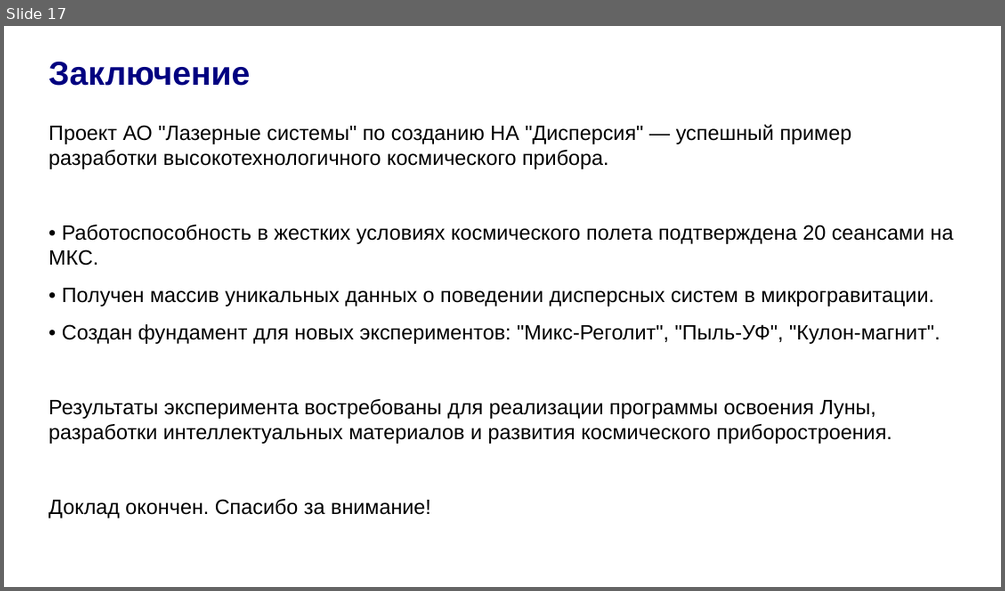
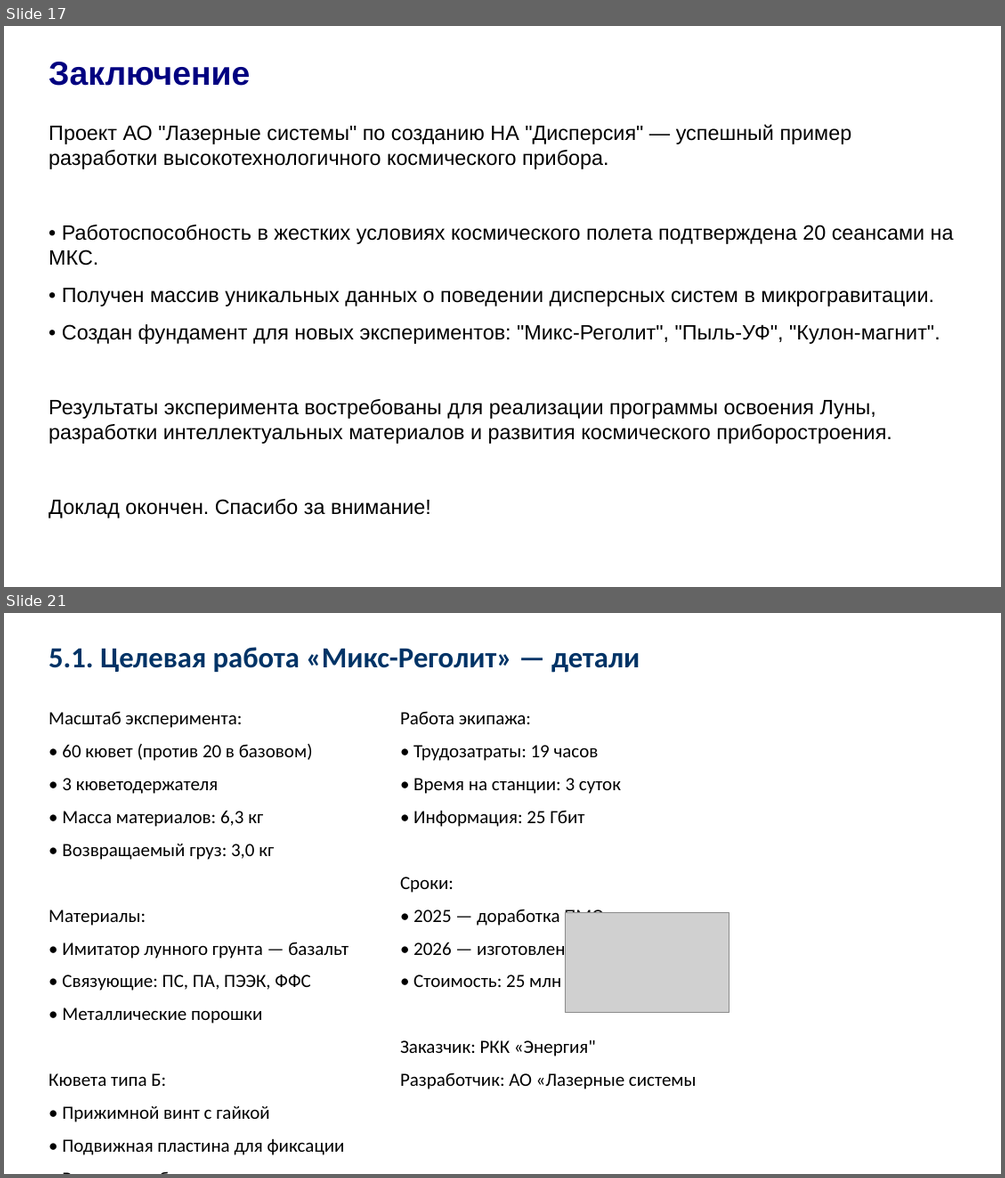
Before and after one commit to Evgeniy-makdak/Report_Project_Dispersion, a slide deck: Презентация_Дисперсия_Волков_Евгений.pptx. Shown one above the other, each under a label of ours: slide 17 before the commit, slides 17 and 21 after it; the slides between them are not shown. The pictures are 1005x591 and 1005x1178 pixels, drawn with LibreOffice and Linux fonts; fonts in the diff are those of the drawing; grey boxes stand for pictures. Boxes give left, top, right and bottom in pixels: in the first picture for what was removed or moved away, otherwise in the second. Text is boxed around its words. In the diff, an @@ line names an element or a change of style, - is before the commit and + after.

Commit message:
Дополнил доклад и презентацию: добавлены детали из исходных материалов (Микс-Реголит, Пыль-УФ, предыстория исследований, технические характеристики). Доклад переписан в стиле Фейнмана — живой разговорный язык без технических номеров. Презентация расширена с 17 до 29 слайдов с изображениями.

```diff
--- a/Презентация_Дисперсия_Волков_Евгений.pptx
+++ b/Презентация_Дисперсия_Волков_Евгений.pptx
@@ slide 21 added at bbox=[4, 613, 1001, 1174], background #FFFFFF @@
@@ text added at bbox=[48, 647, 639, 673], 28 pt, text #003366, bold @@
+5.1. Целевая работа «Микс-Реголит» — детали
@@ text added at bbox=[48, 711, 348, 1155], 18 pt, text #000000 @@
+Масштаб эксперимента:
+• 60 кювет (против 20 в базовом)
+• 3 кюветодержателя
+• Масса материалов: 6,3 кг
+• Возвращаемый груз: 3,0 кг
+Материалы:
+• Имитатор лунного грунта — базальт
+• Связующие: ПС, ПА, ПЭЭК, ФФС
+• Металлические порошки
+Кювета типа Б:
+• Прижимной винт с гайкой
+• Подвижная пластина для фиксации
+• Ручное освобождение порошка
@@ text added at bbox=[400, 711, 696, 1089], 18 pt, text #000000 @@
+Работа экипажа:
+• Трудозатраты: 19 часов
+• Время на станции: 3 суток
+• Информация: 25 Гбит
+Сроки:
+• 2025 — доработка ПМО и кювет
+• 2026 — изготовление и отработка
+• Стоимость: 25 млн руб.
+Заказчик: РКК «Энергия"
+Разработчик: АО «Лазерные системы
@@ picture added at bbox=[565, 912, 729, 1013] @@
```
Also in this commit, not shown: 11 other slides added, 1 other file.
